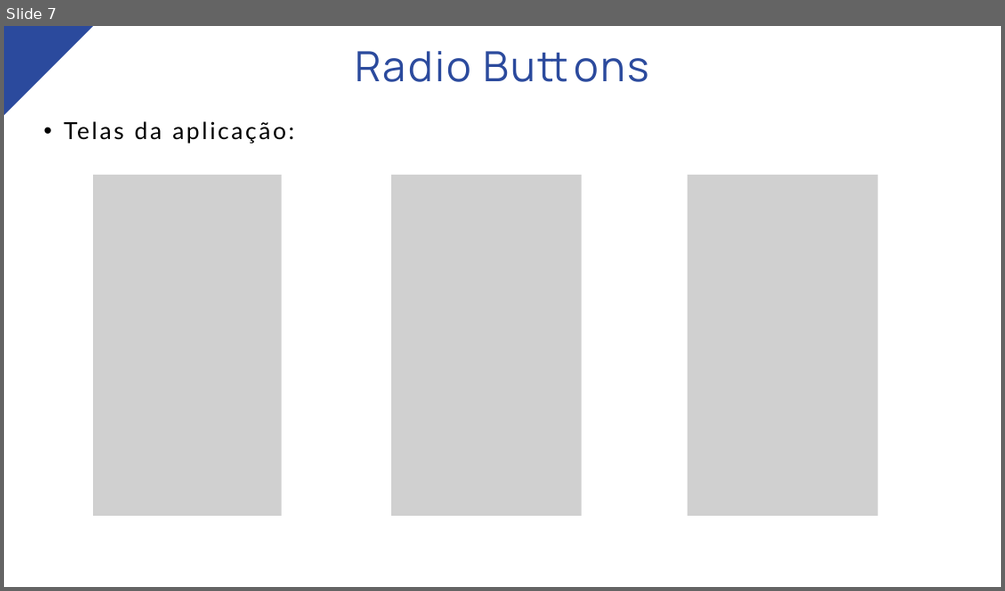
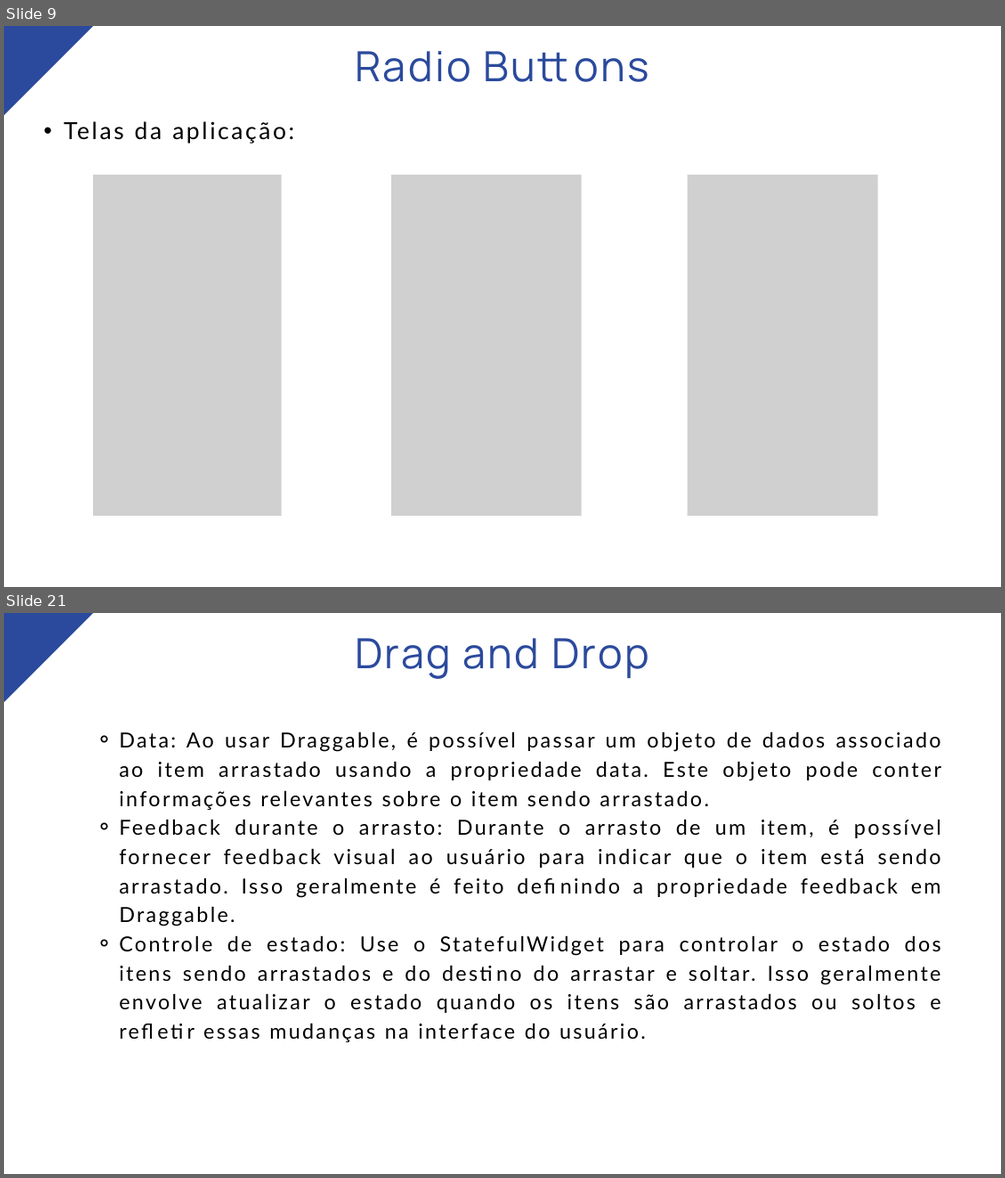
Before and after one commit to marcosdosea/TreinamentoFlutter, a slide deck: Aula14-Componentes de Formulários/Aula14-Componentes de Formulários.pptx. Shown one above the other, each under a label of ours: slide 7 before the commit, slides 9 and 21 after it; the slides between them are not shown. The pictures are 1005x591 and 1005x1178 pixels, drawn with LibreOffice and Linux fonts; fonts in the diff are those of the drawing; grey boxes stand for pictures. Boxes give left, top, right and bottom in pixels: in the first picture for what was removed or moved away, otherwise in the second. Text is boxed around its words. In the diff, an @@ line names an element or a change of style, - is before the commit and + after.

Commit message:
Correção de aula sobre componentes

```diff
--- a/Aula14-Componentes de Formulários/Aula14-Componentes de Formulários.pptx
+++ b/Aula14-Componentes de Formulários/Aula14-Componentes de Formulários.pptx
@@ slide 21 added at <box>4,613,1001,1174</box>, background #FFFFFF @@
@@ freeform shape added at <box>4,613,93,702</box>, fill #2B4A9D @@
@@ text added at <box>355,638,649,679</box>, 60 pt, text #2B4A9D @@
+Drag and Drop
@@ text added at <box>119,731,941,1042</box>, 30 pt, text #000000 @@
+    ⚬ Data: Ao usar Draggable, é possível passar um objeto de dados associado ao item arrastado usando a propriedade data. Este objeto pode conter informações relevantes sobre o item sendo arrastado.
+    ⚬ Feedback durante o arrasto: Durante o arrasto de um item, é possível fornecer feedback visual ao usuário para indicar que o item está sendo arrastado. Isso geralmente é feito definindo a propriedade feedback em Draggable.
+    ⚬ Controle de estado: Use o StatefulWidget para controlar o estado dos itens sendo arrastados e do destino do arrastar e soltar. Isso geralmente envolve atualizar o estado quando os itens são arrastados ou soltos e refletir essas mudanças na interface do usuário.
@@ what was slide 7 is now slide 9 @@
```
Also in this commit, not shown: 7 slides changed, 14 other slides added, 1 other file.
